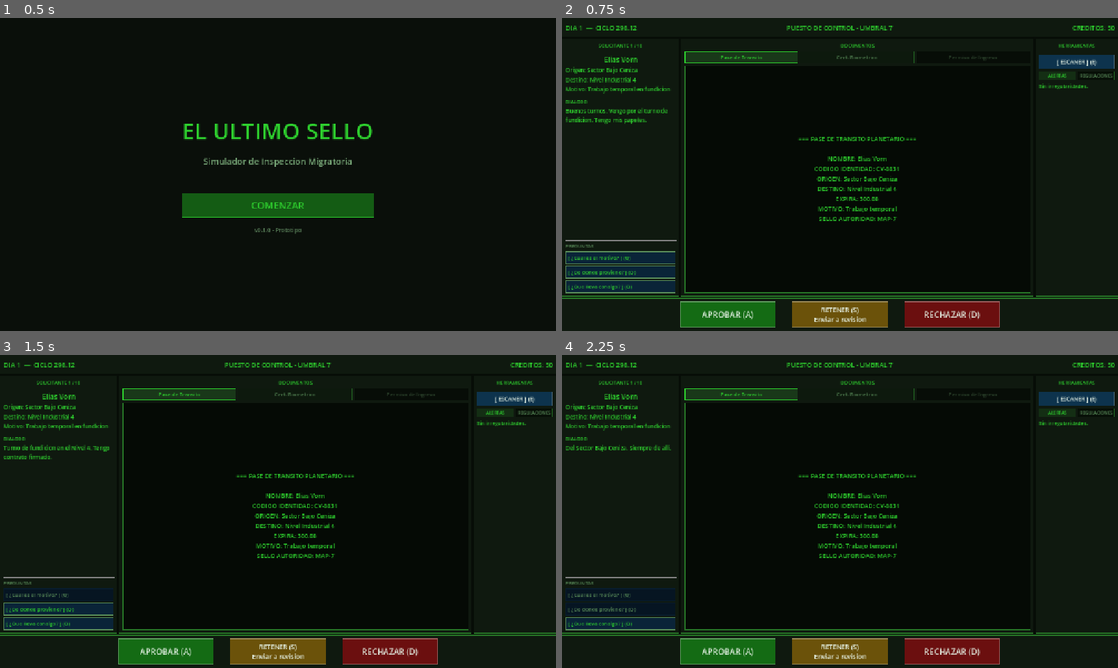
Above: before the commit, frames 1-4 (two rows, left to right).
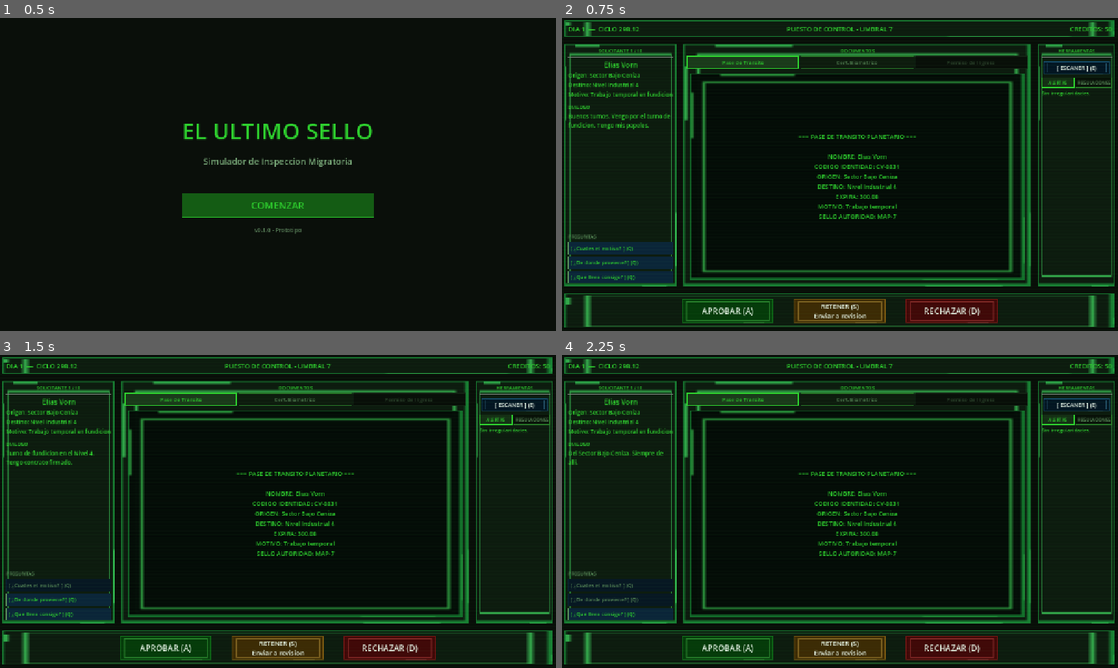
Above: after the commit, the same moments.

Repository: ingenriqueparra-hub/el-ultimo-sello
Game: Godot game, scene res://scenes/main/Main.tscn
The game is run twice, just before and just after one commit, with the same random seed, the same clock (stepped at 60 frames per second) and the same inputs.
Inputs:
- Up to frame 1 (0.5 s): no input
- Up to frame 2 (0.75 s): click "COMENZAR" at 0.5 s
- Up to frame 3 (1.5 s): click "[ ¿Cual es el motivo? ] (Q)" at 1.25 s
- Up to frame 4 (2.25 s): click "[ ¿De donde proviene? ] (Q)" at 2 s

Frame 1 is identical in both runs. In frame 2, 24% of the frame differs, in the area x 0-100%, y 0-99%; in frame 3, 23%; in frame 4, 23%.

Commit message:
Add visual asset plan and base UI assets

Diff:
--- a/game/scripts/ui/ControlDesk.gd
+++ b/game/scripts/ui/ControlDesk.gd
@@ -14,6 +14,16 @@
 const COLOR_REJECT := Color(0.42, 0.06, 0.06, 1)
 const COLOR_TOOL := Color(0.05, 0.20, 0.30, 1)
 const COLOR_QUESTION := Color(0.04, 0.14, 0.22, 1)
+
+const ASSET_TERMINAL_BG := "res://assets/ui/terminal/terminal_background.png"
+const ASSET_SCANLINES := "res://assets/ui/overlays/scanline_overlay.png"
+const ASSET_PANEL_FRAME := "res://assets/ui/panels/panel_frame_9patch.png"
+const ASSET_DOCUMENT_VIEW := "res://assets/ui/panels/document_view_9patch.png"
+const ASSET_SCANNER_FRAME := "res://assets/ui/panels/scanner_frame_9patch.png"
+const ASSET_BUTTON_APPROVE := "res://assets/ui/buttons/button_approve_9patch.png"
+const ASSET_BUTTON_HOLD := "res://assets/ui/buttons/button_hold_9patch.png"
+const ASSET_BUTTON_REJECT := "res://assets/ui/buttons/button_reject_9patch.png"
+const ASSET_BUTTON_TOOL := "res://assets/ui/buttons/button_tool_9patch.png"
 
 @onready var day_label: Label = $VBox/StatusBar/StatusHBox/DayLabel
 @onready var credits_label: Label = $VBox/StatusBar/StatusHBox/CreditsLabel
@@ -60,6 +70,7 @@
 var _debug_label: Label
 
 func _ready() -> void:
+	_install_visual_layers()
 	_apply_theme()
 	_setup_tools_tabs()
 	approve_btn.text = "APROBAR (A)"
@@ -151,15 +162,19 @@
 	_style_panel($VBox/MainArea/DocumentArea, COLOR_PANEL, COLOR_BORDER)
 	_style_panel($VBox/MainArea/ToolsPanel, COLOR_PANEL, COLOR_BORDER)
 	_style_panel($VBox/DecisionBar, COLOR_PANEL, COLOR_BORDER)
-	_style_panel($VBox/MainArea/DocumentArea/DocumentVBox/DocumentView, COLOR_PANEL_DARK, COLOR_BORDER)
-	_style_button(approve_btn, COLOR_APPROVE)
-	_style_button(hold_btn, COLOR_HOLD)
-	_style_button(reject_btn, COLOR_REJECT)
-	_style_button(scanner_btn, COLOR_TOOL)
+	_style_document_view(false)
+	_style_button(approve_btn, COLOR_APPROVE, ASSET_BUTTON_APPROVE)
+	_style_button(hold_btn, COLOR_HOLD, ASSET_BUTTON_HOLD)
+	_style_button(reject_btn, COLOR_REJECT, ASSET_BUTTON_REJECT)
+	_style_button(scanner_btn, COLOR_TOOL, ASSET_BUTTON_TOOL)
 	_apply_labels_color(self)
 	_style_tab_buttons()
 
 func _style_panel(panel: PanelContainer, bg: Color, border: Color) -> void:
+	var textured := _make_texture_style(ASSET_PANEL_FRAME, 14, 8)
+	if textured != null:
+		panel.add_theme_stylebox_override("panel", textured)
+		return
 	var style := StyleBoxFlat.new()
 	style.bg_color = bg
 	style.border_color = border
@@ -167,30 +182,11 @@
 	style.set_content_margin_all(8)
 	panel.add_theme_stylebox_override("panel", style)
 
-func _style_button(btn: Button, color: Color) -> void:
-	var s_normal := StyleBoxFlat.new()
-	s_normal.bg_color = color
-	s_normal.border_color = color.lightened(0.3)
-	s_normal.set_border_width_all(1)
-	s_normal.set_content_margin_all(8)
-
-	var s_hover := StyleBoxFlat.new()
-	s_hover.bg_color = color.lightened(0.2)
-	s_hover.border_color = color.lightened(0.5)
-	s_hover.set_border_width_all(1)
-	s_hover.set_content_margin_all(8)
-
-	var s_pressed := StyleBoxFlat.new()
-	s_pressed.bg_color = color.darkened(0.2)
-	s_pressed.border_color = color.lightened(0.3)
-	s_pressed.set_border_width_all(1)
-	s_pressed.set_content_margin_all(8)
-
-	var s_disabled := StyleBoxFlat.new()
-	s_disabled.bg_color = color.darkened(0.5)
-	s_disabled.border_color = color.darkened(0.3)
-	s_disabled.set_border_width_all(1)
-	s_disabled.set_content_margin_all(8)
+func _style_button(btn: Button, color: Color, texture_path: String = "") -> void:
+	var s_normal: StyleBox = _make_button_style(texture_path, color)
+	var s_hover: StyleBox = _make_button_style(texture_path, color.lightened(0.18))
+	var s_pressed: StyleBox = _make_button_style(texture_path, color.darkened(0.18))
+	var s_disabled: StyleBox = _make_button_style(texture_path, color.darkened(0.45))
 
 	btn.add_theme_stylebox_override("normal", s_normal)
 	btn.add_theme_stylebox_override("hover", s_hover)
@@ -199,6 +195,59 @@
 	btn.add_theme_color_override("font_color", Color(0.9, 0.95, 0.9, 1))
 	btn.add_theme_color_override("font_hover_color", Color(1.0, 1.0, 1.0, 1))
 	btn.add_theme_color_override("font_disabled_color", Color(0.4, 0.45, 0.4, 1))
+
+func _install_visual_layers() -> void:
+	_add_full_rect_texture(ASSET_TERMINAL_BG, -10, 1.0, "TerminalBackground")
+	_add_full_rect_texture(ASSET_SCANLINES, 90, 0.22, "ScanlineOverlay")
+
+func _add_full_rect_texture(path: String, z: int, alpha: float, node_name: String) -> void:
+	if get_node_or_null(node_name) != null:
+		return
+	var texture := load(path)
+	if texture == null:
+		return
+	var rect := TextureRect.new()
+	rect.name = node_name
+	rect.texture = texture
+	rect.stretch_mode = TextureRect.STRETCH_SCALE
+	rect.mouse_filter = Control.MOUSE_FILTER_IGNORE
+	rect.z_index = z
+	rect.modulate = Color(1, 1, 1, alpha)
+	rect.set_anchors_preset(Control.PRESET_FULL_RECT)
+	add_child(rect)
+	if node_name == "TerminalBackground":
+		move_child(rect, 1)
+
+func _make_texture_style(path: String, content_margin: int, texture_margin: int) -> StyleBoxTexture:
+	var texture := load(path)
+	if texture == null:
+		return null
+	var style := StyleBoxTexture.new()
+	style.texture = texture
+	style.set_texture_margin_all(texture_margin)
+	style.set_content_margin_all(content_margin)
+	style.draw_center = true
+	return style
+
+func _make_button_style(path: String, color: Color) -> StyleBox:
+	var textured := _make_texture_style(path, 10, 8)
+	if textured != null:
+		textured.modulate_color = color.lightened(0.35)
+		return textured
+	var flat := StyleBoxFlat.new()
+	flat.bg_color = color
+	flat.border_color = color.lightened(0.3)
+	flat.set_border_width_all(1)
+	flat.set_content_margin_all(8)
+	return flat
+
+func _style_document_view(scanner_mode: bool) -> void:
+	var path := ASSET_SCANNER_FRAME if scanner_mode else ASSET_DOCUMENT_VIEW
+	var textured := _make_texture_style(path, 16, 8)
+	if textured != null:
+		$VBox/MainArea/DocumentArea/DocumentVBox/DocumentView.add_theme_stylebox_override("panel", textured)
+		return
+	_style_panel($VBox/MainArea/DocumentArea/DocumentVBox/DocumentView, COLOR_PANEL_DARK, COLOR_BORDER)
 
 func _apply_labels_color(node: Node) -> void:
 	for child in node.get_children():
@@ -316,6 +365,7 @@
 	scanner_btn.text = "[ ESCANER USADO ]"
 
 func _show_scan_results() -> void:
+	_style_document_view(true)
 	var applicant := queue.get_current()
 	var flags: Array = applicant.get("flags", [])
 	var risk: String = applicant.get("truth", {}).get("risk_level", "low")
@@ -393,6 +443,7 @@
 # --- Sistema de documentos ---
 
 func _load_applicant_documents(applicant: Dictionary) -> void:
+	_style_document_view(false)
 	_applicant_docs = {}
 	for doc_id in applicant.get("documents", []):
 		if documents.has(doc_id):
@@ -414,6 +465,7 @@
 func _show_doc_by_type(dtype: String, active_btn: Button) -> void:
 	if not _applicant_docs.has(dtype):
 		return
+	_style_document_view(false)
 	_set_active_tab(active_btn)
 	_render_document(_applicant_docs[dtype])
 
--- a/game/scripts/ui/DayReport.gd
+++ b/game/scripts/ui/DayReport.gd
@@ -18,6 +18,12 @@
 const COLOR_ERROR  := Color(0.82, 0.22, 0.22, 1)
 const COLOR_DIM    := Color(0.35, 0.55, 0.35, 1)
 const COLOR_BTN    := Color(0.08, 0.36, 0.08, 1)
+
+const ASSET_TERMINAL_BG := "res://assets/ui/terminal/terminal_background.png"
+const ASSET_SCANLINES := "res://assets/ui/overlays/scanline_overlay.png"
+const ASSET_PANEL_FRAME := "res://assets/ui/panels/panel_frame_9patch.png"
+const ASSET_BUTTON_APPROVE := "res://assets/ui/buttons/button_approve_9patch.png"
+const ASSET_BUTTON_REJECT := "res://assets/ui/buttons/button_reject_9patch.png"
 
 @onready var header_label: Label      = $VBox/Header/HeaderLabel
 @onready var processed_label: Label   = $VBox/ScrollArea/ContentVBox/SummaryPanel/SummaryVBox/ProcessedLabel
@@ -30,6 +36,7 @@
 @onready var restart_btn: Button      = $VBox/Footer/FooterHBox/RestartBtn
 
 func _ready() -> void:
+	_install_visual_layers()
 	_apply_theme()
 	_build_debug_panel()
 	_populate(pending_summary)
@@ -156,21 +163,17 @@
 	_style_panel($VBox/Footer, COLOR_PANEL, COLOR_BORDER)
 	_apply_labels_color(self)
 
-	var s_btn := StyleBoxFlat.new()
-	s_btn.bg_color = COLOR_BTN
-	s_btn.border_color = COLOR_TEXT
-	s_btn.set_border_width_all(1)
-	s_btn.set_content_margin_all(8)
-	var s_hover := StyleBoxFlat.new()
-	s_hover.bg_color = COLOR_BTN.lightened(0.2)
-	s_hover.border_color = COLOR_TEXT
-	s_hover.set_border_width_all(1)
-	s_hover.set_content_margin_all(8)
+	var s_btn: StyleBox = _make_button_style(ASSET_BUTTON_APPROVE, COLOR_BTN)
+	var s_hover: StyleBox = _make_button_style(ASSET_BUTTON_APPROVE, COLOR_BTN.lightened(0.2))
 	restart_btn.add_theme_stylebox_override("normal", s_btn)
 	restart_btn.add_theme_stylebox_override("hover", s_hover)
 	restart_btn.add_theme_color_override("font_color", COLOR_TEXT)
 
 func _style_panel(panel: PanelContainer, bg: Color, border: Color) -> void:
+	var textured := _make_texture_style(ASSET_PANEL_FRAME, 14, 8)
+	if textured != null:
+		panel.add_theme_stylebox_override("panel", textured)
+		return
 	var style := StyleBoxFlat.new()
 	style.bg_color = bg
 	style.border_color = border
@@ -178,6 +181,51 @@
 	style.set_content_margin_all(10)
 	panel.add_theme_stylebox_override("panel", style)
 
+func _install_visual_layers() -> void:
+	_add_full_rect_texture(ASSET_TERMINAL_BG, -10, 1.0, "TerminalBackground")
+	_add_full_rect_texture(ASSET_SCANLINES, 90, 0.22, "ScanlineOverlay")
+
+func _add_full_rect_texture(path: String, z: int, alpha: float, node_name: String) -> void:
+	if get_node_or_null(node_name) != null:
+		return
+	var texture := load(path)
+	if texture == null:
+		return
+	var rect := TextureRect.new()
+	rect.name = node_name
+	rect.texture = texture
+	rect.stretch_mode = TextureRect.STRETCH_SCALE
+	rect.mouse_filter = Control.MOUSE_FILTER_IGNORE
+	rect.z_index = z
+	rect.modulate = Color(1, 1, 1, alpha)
+	rect.set_anchors_preset(Control.PRESET_FULL_RECT)
+	add_child(rect)
+	if node_name == "TerminalBackground":
+		move_child(rect, 1)
+
+func _make_texture_style(path: String, content_margin: int, texture_margin: int) -> StyleBoxTexture:
+	var texture := load(path)
+	if texture == null:
+		return null
+	var style := StyleBoxTexture.new()
+	style.texture = texture
+	style.set_texture_margin_all(texture_margin)
+	style.set_content_margin_all(content_margin)
+	style.draw_center = true
+	return style
+
+func _make_button_style(path: String, color: Color) -> StyleBox:
+	var textured := _make_texture_style(path, 10, 8)
+	if textured != null:
+		textured.modulate_color = color.lightened(0.35)
+		return textured
+	var flat := StyleBoxFlat.new()
+	flat.bg_color = color
+	flat.border_color = color.lightened(0.3)
+	flat.set_border_width_all(1)
+	flat.set_content_margin_all(8)
+	return flat
+
 func _apply_labels_color(node: Node) -> void:
 	for child in node.get_children():
 		if child is Label:
@@ -192,16 +240,8 @@
 	btn.text = "CONTINUAR — DIA %d" % next_day
 	btn.custom_minimum_size = Vector2(280, 50)
 	btn.add_theme_font_size_override("font_size", 18)
-	var s := StyleBoxFlat.new()
-	s.bg_color = Color(0.04, 0.16, 0.36, 1)
-	s.border_color = COLOR_TEXT
-	s.set_border_width_all(1)
-	s.set_content_margin_all(8)
-	var s_hover := StyleBoxFlat.new()
-	s_hover.bg_color = Color(0.06, 0.24, 0.52, 1)
-	s_hover.border_color = COLOR_TEXT
-	s_hover.set_border_width_all(1)
-	s_hover.set_content_margin_all(8)
+	var s: StyleBox = _make_button_style(ASSET_BUTTON_REJECT, Color(0.04, 0.16, 0.36, 1))
+	var s_hover: StyleBox = _make_button_style(ASSET_BUTTON_REJECT, Color(0.06, 0.24, 0.52, 1))
 	btn.add_theme_stylebox_override("normal", s)
 	btn.add_theme_stylebox_override("hover", s_hover)
 	btn.add_theme_color_override("font_color", COLOR_TEXT)
Binary file added: game/assets/ui/buttons/button_approve_9patch.png
Binary file added: game/assets/ui/buttons/button_hold_9patch.png
Binary file added: game/assets/ui/buttons/button_reject_9patch.png
Binary file added: game/assets/ui/buttons/button_tool_9patch.png
Binary file added: game/assets/ui/overlays/scanline_overlay.png
Binary file added: game/assets/ui/panels/document_view_9patch.png
Binary file added: game/assets/ui/panels/panel_frame_9patch.png
Binary file added: game/assets/ui/panels/scanner_frame_9patch.png
Binary file added: game/assets/ui/terminal/terminal_background.png
Not shown, changed: CLAUDE.md
Not shown, added: VISUAL_ASSET_PLAN.md
